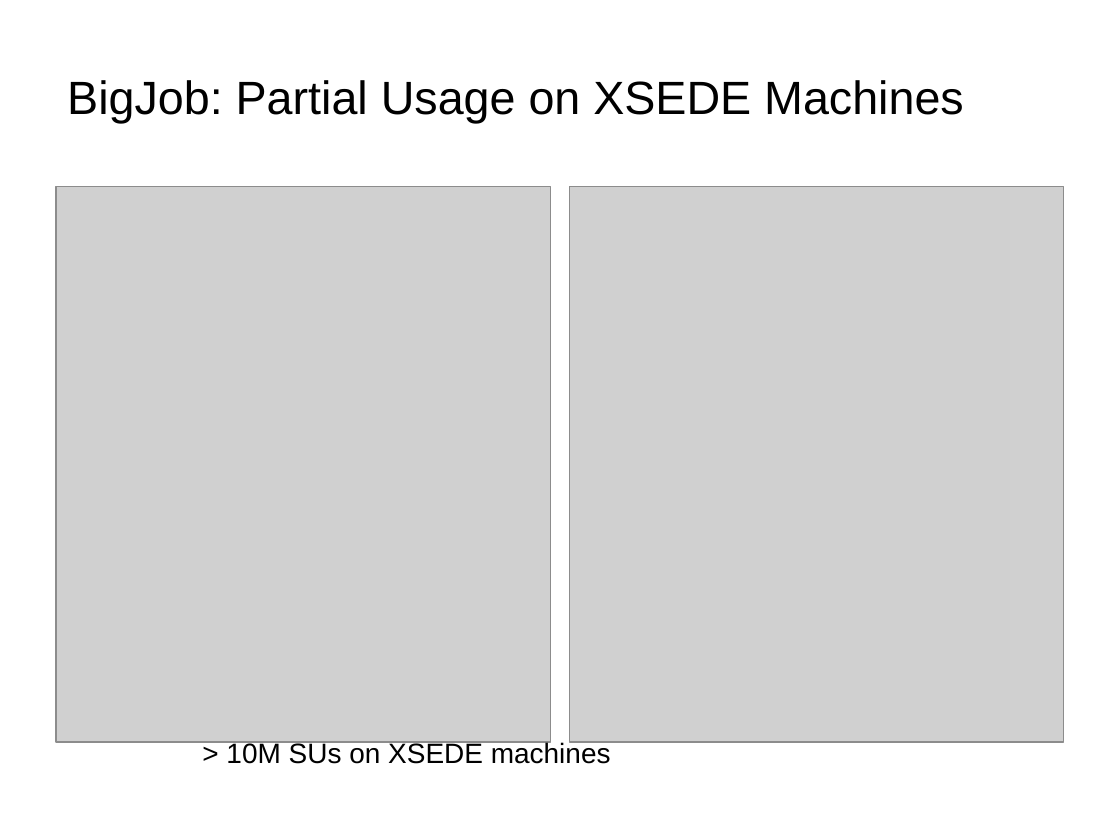
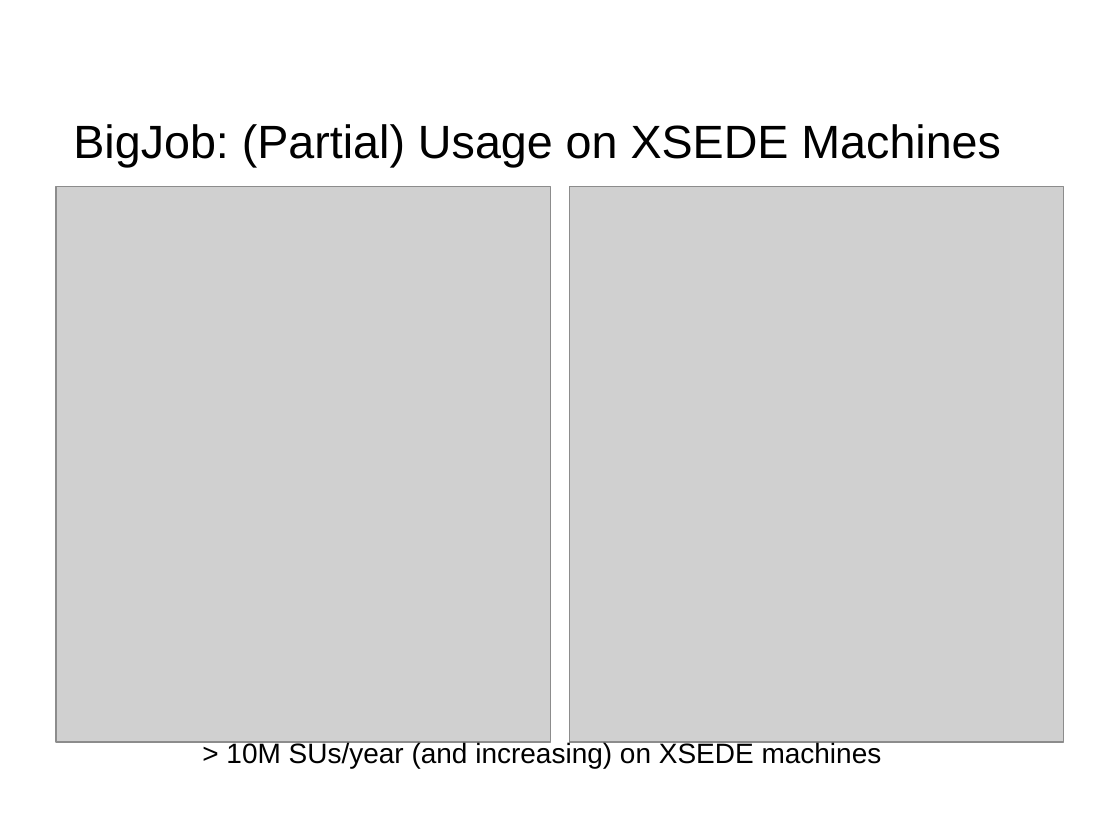
Before and after one commit to saga-project/presentations, a slide deck: slide 25 of bnl-pstar.ppt. Drawn at 1120x840 pixels with LibreOffice and Linux fonts; fonts in the diff are those of the drawing; grey boxes stand for pictures; background and template pictures are left out. Boxes give left, top, right and bottom in pixels: in the first picture for what was removed or moved away, otherwise in the second. Text is boxed around its words. In the diff, an @@ line names an element or a change of style, - is before the commit and + after.

```diff
--- a/bnl-pstar.ppt
+++ b/bnl-pstar.ppt
@@ title at [73,124,1001,167]: text changed @@
-BigJob: Partial Usage on XSEDE Machines
+BigJob: (Partial) Usage on XSEDE Machines
@@ text at [226,741,882,768]: text changed @@
-> 10M SUs on XSEDE machines
+> 10M SUs/year (and increasing) on XSEDE machines
```
Also in this commit, not shown: 14 other slides changed.
